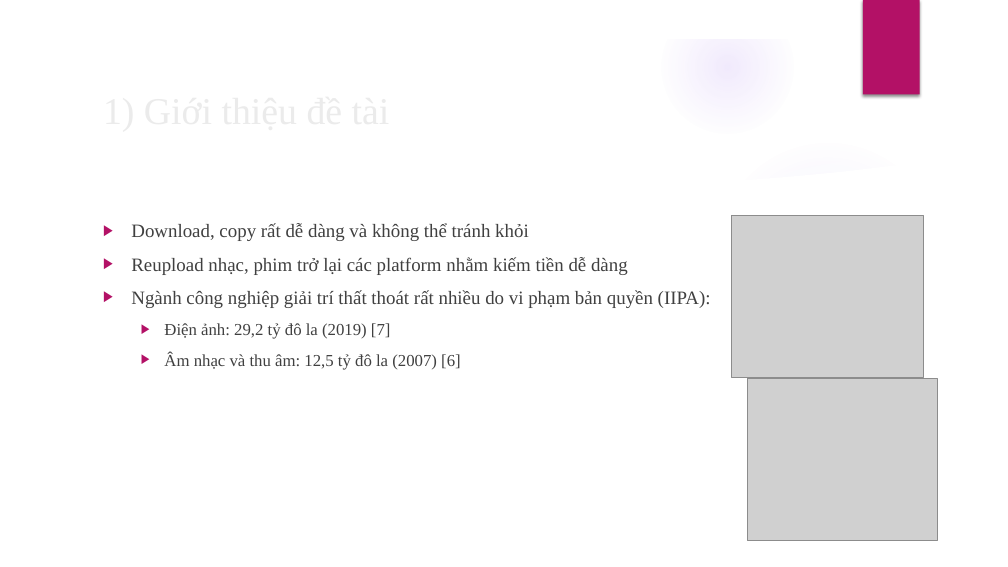
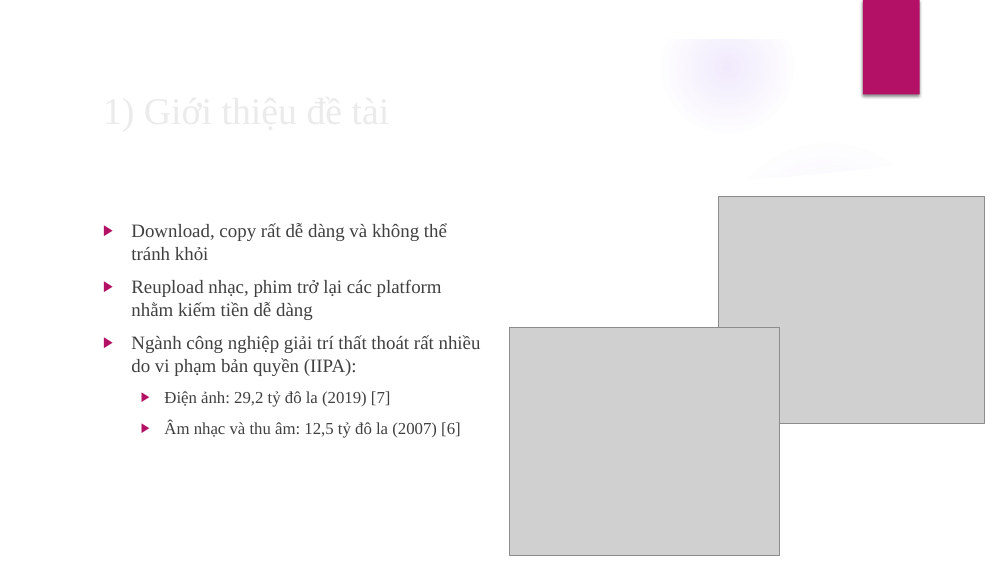
Before and after one commit to TruongThanhNam97/angular-audio, a slide deck: slide 4 of document/BC-LVTN.pptx. Drawn at 1008x567 pixels with LibreOffice and Linux fonts; fonts in the diff are those of the drawing; grey boxes stand for pictures; background and template pictures are left out. Boxes give left, top, right and bottom in pixels: in the first picture for what was removed or moved away, otherwise in the second. Text is boxed around its words. In the diff, an @@ line names an element or a change of style, - is before the commit and + after.

```diff
--- a/document/BC-LVTN.pptx
+++ b/document/BC-LVTN.pptx
@@ picture resized from (x1=747, y1=379, x2=937, y2=541) to (x1=718, y1=197, x2=984, y2=423) @@
@@ text "Download, copy rất dễ dàng ..." rewrapped from (x1=131, y1=223, x2=711, y2=370) to (x1=131, y1=223, x2=481, y2=438) @@
@@ picture resized from (x1=732, y1=216, x2=923, y2=377) to (x1=509, y1=327, x2=780, y2=557) @@
```
Also in this commit, not shown: 2 other slides changed, 3 slides added, 1 other file.
